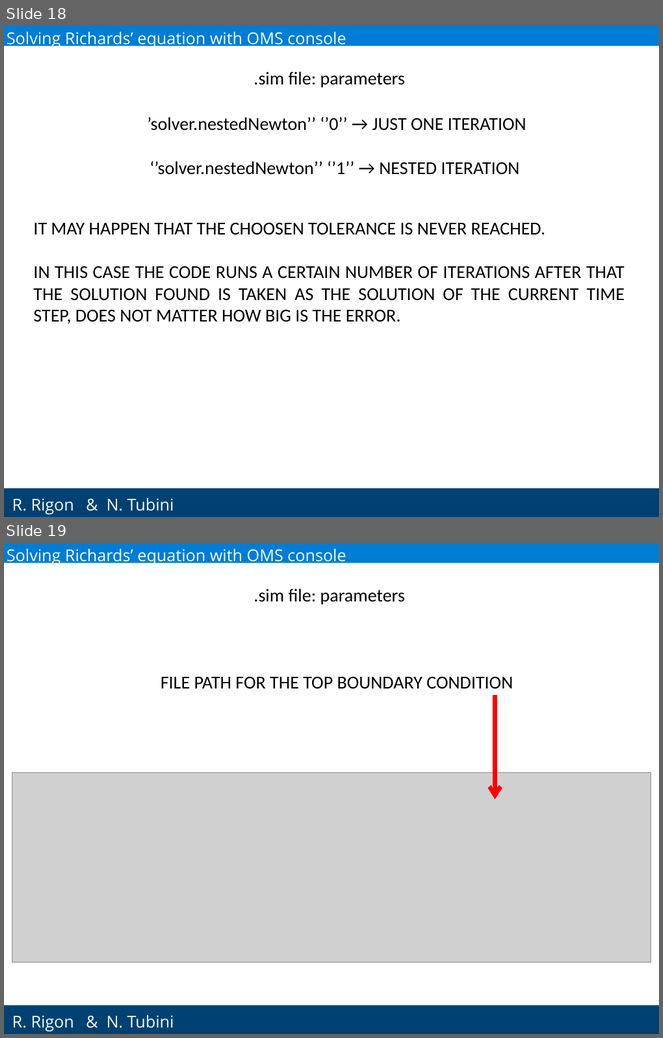
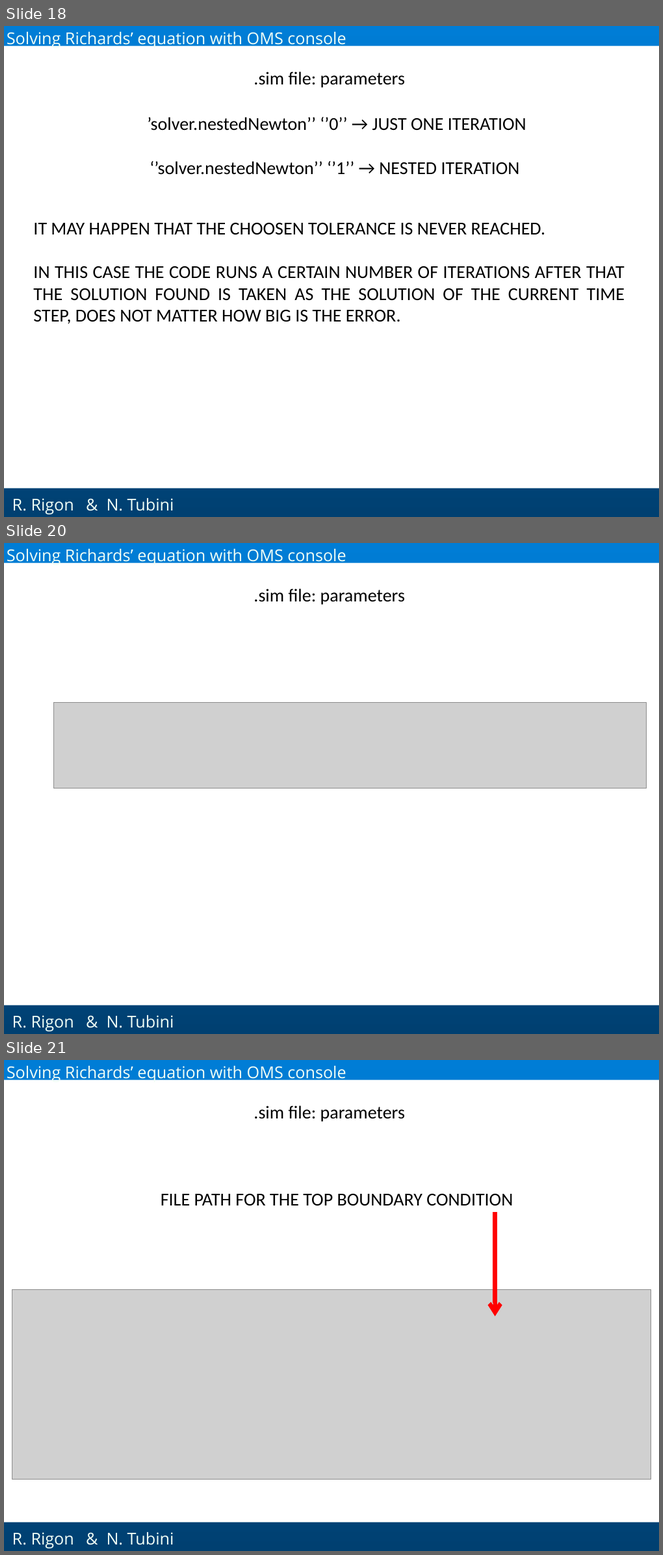
Before and after one commit to GEOframeOMSProjects/OMS_Project_Richards1D, a slide deck: Materials/Richards_English.pptx. Shown one above the other, each under a label of ours: slides 18 and 19 before the commit, slides 18, 20 and 21 after it; the slides between them are not shown. The pictures are 663x1038 and 663x1555 pixels, drawn with LibreOffice and Linux fonts; fonts in the diff are those of the drawing; grey boxes stand for pictures; background and template pictures are left out. Boxes give left, top, right and bottom in pixels: in the first picture for what was removed or moved away, otherwise in the second. Text is boxed around its words. In the diff, an @@ line names an element or a change of style, - is before the commit and + after.

```diff
--- a/Materials/Richards_English.pptx
+++ b/Materials/Richards_English.pptx
@@ slide 20 added at box(4, 543, 659, 1034), background gradient #007DD6 to #004071; not listed: 2 template elements that a slide beside it also shows @@
@@ text added at box(7, 549, 346, 565), 18 pt, text #F1FEF6 @@
+Solving Richards’ equation with OMS console
@@ text added at box(254, 589, 405, 605), 20 pt, text #000000 @@
+.sim file: parameters
@@ picture added at box(54, 702, 646, 789) @@
@@ text added at box(107, 1016, 174, 1029), 18 pt, text #F1FEF6 @@
+& N. Tubini
@@ what was slide 19 is now slide 21 @@
```
Also in this commit, not shown: 2 slides changed, 3 other slides added.
